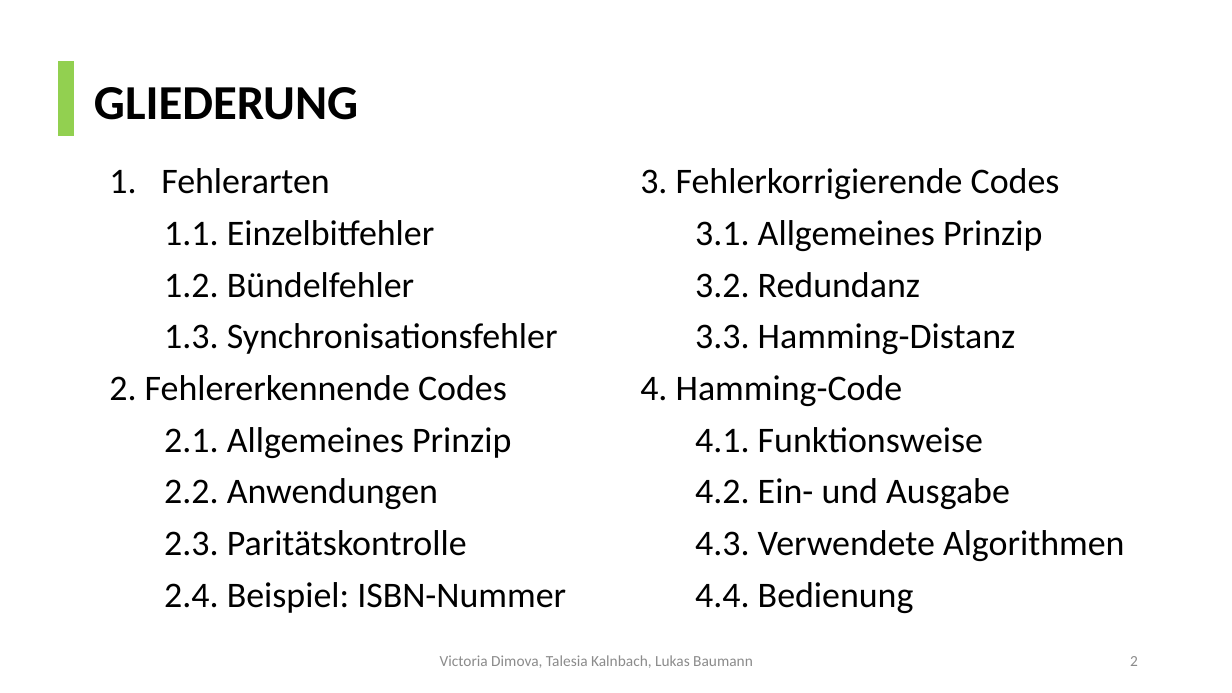
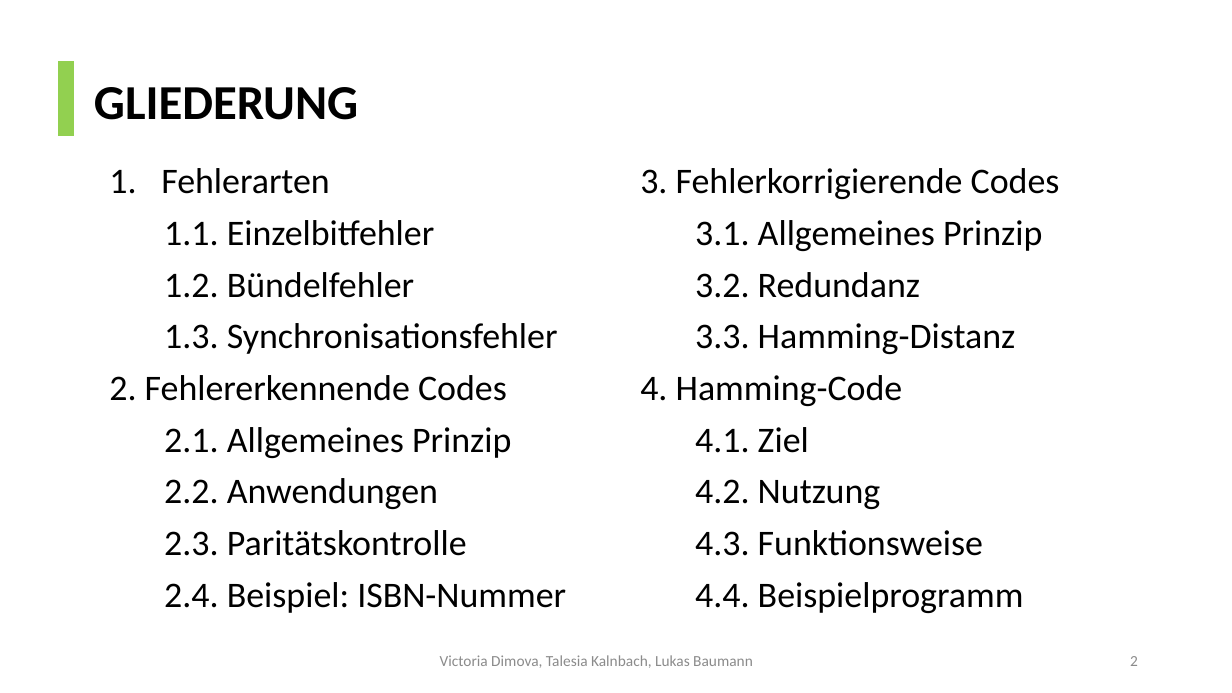
Before and after one commit to Surferlul/Fehlerkorrektur_vortrag_school, a slide deck: slide 2 of FehlerkorriegierendeCodes_v2.pptx. Drawn at 1232x693 pixels with LibreOffice and Linux fonts; fonts in the diff are those of the drawing. Boxes give left, top, right and bottom in pixels: in the first picture for what was removed or moved away, otherwise in the second. Text is boxed around its words. In the diff, an @@ line names an element or a change of style, - is before the commit and + after.

```diff
--- a/FehlerkorriegierendeCodes_v2.pptx
+++ b/FehlerkorriegierendeCodes_v2.pptx
@@ text at (x1=695, y1=427, x2=1024, y2=613): text changed @@
-4.1. Funktionsweise
-4.2. Ein- und Ausgabe
-4.3. Verwendete Algorithmen
-4.4. Bedienung
+4.1. Ziel
+4.2. Nutzung
+4.3. Funktionsweise
+4.4. Beispielprogramm
```
Also in this commit, not shown: 4 other slides changed.
